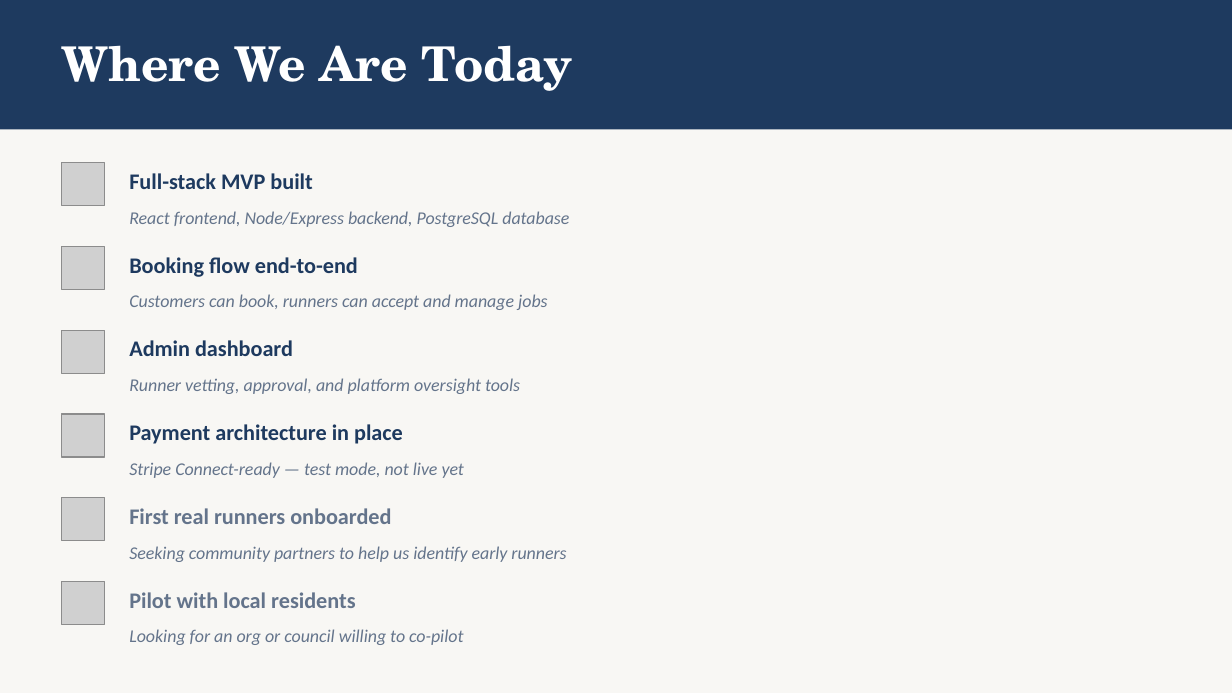
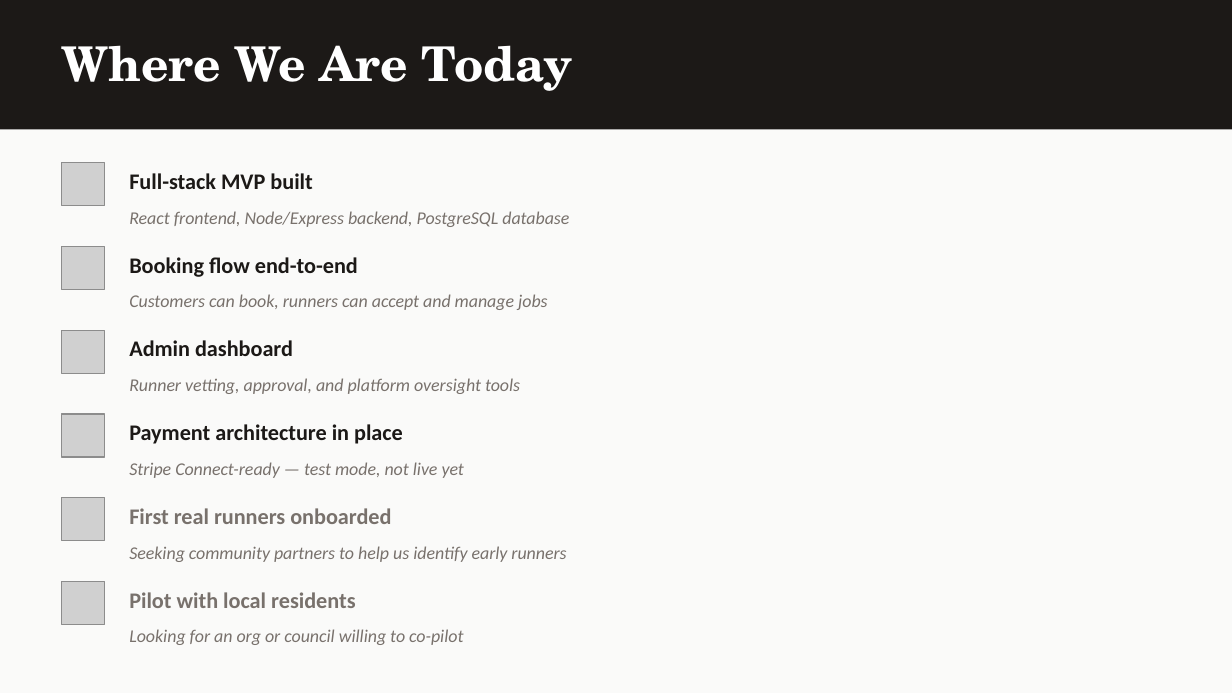
Before and after one commit to Temi-Peters/Errand-Buddy, a slide deck: slide 8 of errand-buddy-deck.pptx. Drawn at 1232x693 pixels with LibreOffice and Linux fonts; fonts in the diff are those of the drawing; grey boxes stand for pictures. Boxes give left, top, right and bottom in pixels: in the first picture for what was removed or moved away, otherwise in the second. Text is boxed around its words. In the diff, an @@ line names an element or a change of style, - is before the commit and + after.

```diff
--- a/errand-buddy-deck.pptx
+++ b/errand-buddy-deck.pptx
@@ background #F8F7F4 to #FAFAF9 @@
@@ rectangle at (0, 0, 1232, 129): fill #1E3A5F to #1C1917 @@
@@ text colour #1E3A5F to #1C1917 in 4 elements at (129, 173, 312, 189), (129, 257, 358, 277), (129, 340, 293, 356), (129, 424, 403, 444) @@
@@ text colour #64748B to #78716C in 8 elements at (129, 211, 569, 227), (129, 294, 548, 310), (129, 378, 520, 394), (129, 462, 464, 478), (129, 508, 391, 524), (129, 546, 566, 562), (129, 592, 355, 608), (129, 629, 463, 645) @@
```
Also in this commit, not shown: 8 other slides changed, 8 other files.
